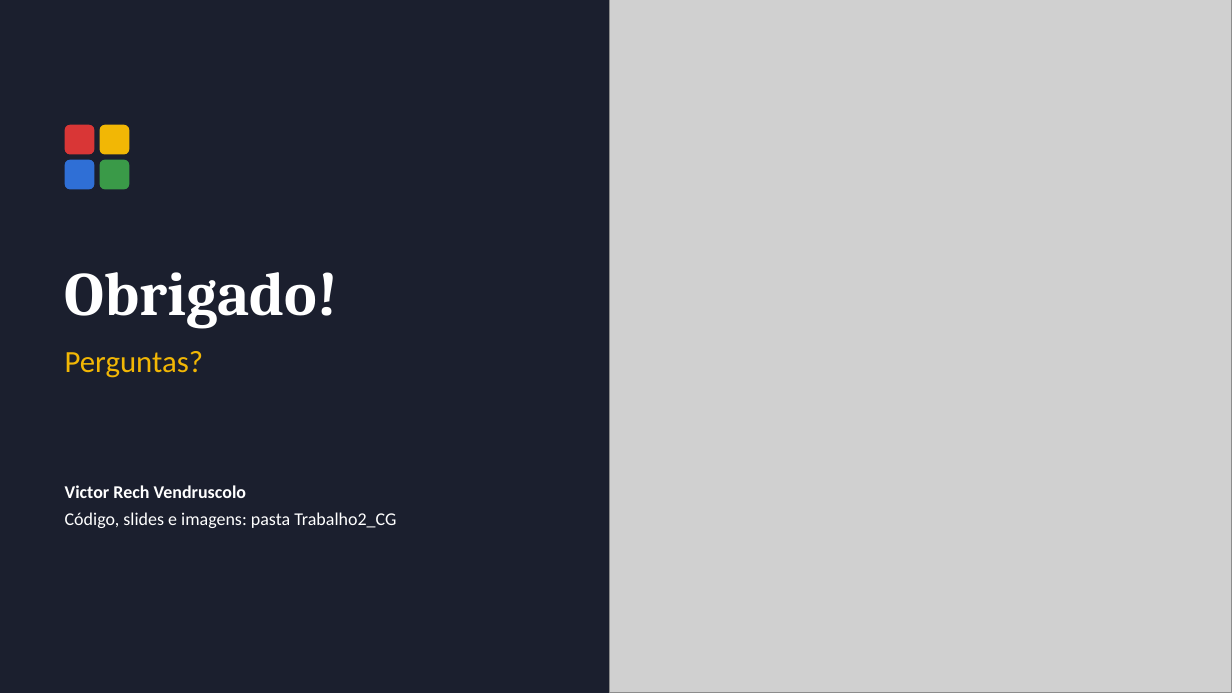
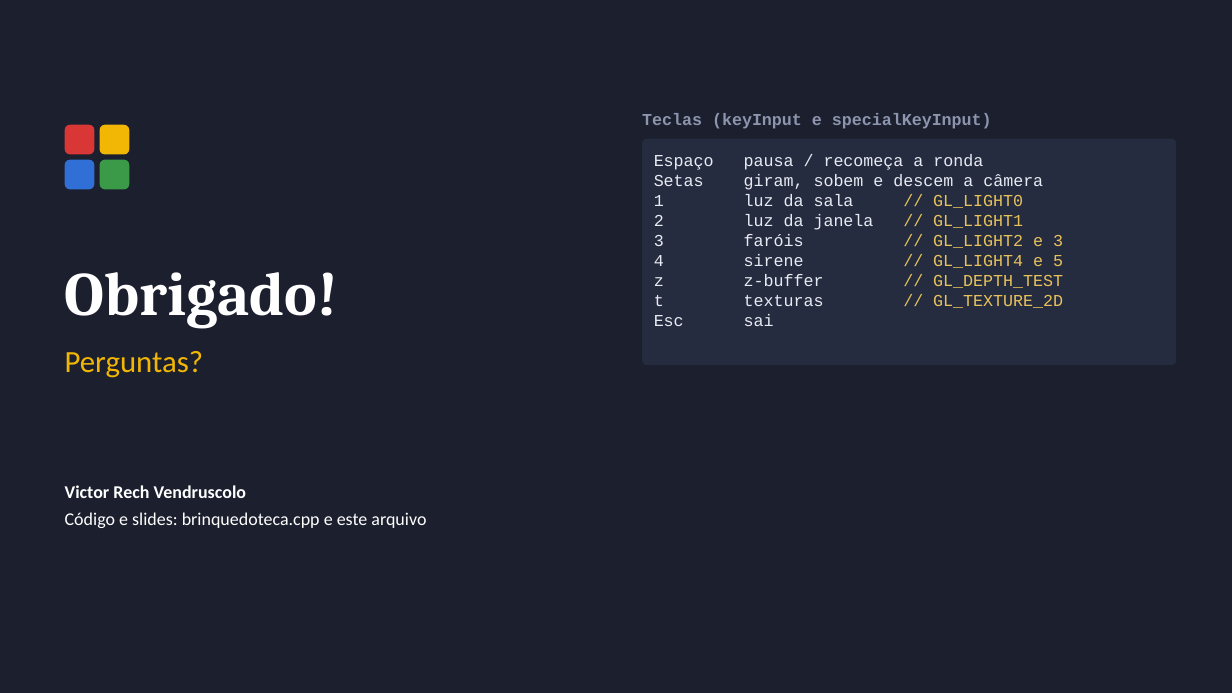
Before and after one commit to VictorVendruscolo/MyUniversity-sCodes, a slide deck: slide 21 of Computacao_Grafica/Trabalho2_CG/PL4_PP4_Victor_Rech_Vendruscolo.pptx. Drawn at 1232x693 pixels with LibreOffice and Linux fonts; fonts in the diff are those of the drawing; grey boxes stand for pictures. Boxes give left, top, right and bottom in pixels: in the first picture for what was removed or moved away, otherwise in the second. Text is boxed around its words. In the diff, an @@ line names an element or a change of style, - is before the commit and + after.

```diff
--- a/Computacao_Grafica/Trabalho2_CG/PL4_PP4_Victor_Rech_Vendruscolo.pptx
+++ b/Computacao_Grafica/Trabalho2_CG/PL4_PP4_Victor_Rech_Vendruscolo.pptx
@@ picture removed at <box>610,0,1232,693</box> @@
@@ text added at <box>642,113,992,129</box>, 13 pt, text #8C95AD, bold @@
+Teclas (keyInput e specialKeyInput)
@@ rounded rectangle added at <box>642,139,1177,365</box>, fill #262C40, 13 pt, text #E6EAF2 @@
+Espaço pausa / recomeça a ronda
+Setas giram, sobem e descem a câmera
+1 luz da sala // GL_LIGHT0
+2 luz da janela // GL_LIGHT1
+3 faróis // GL_LIGHT2 e 3
+4 sirene // GL_LIGHT4 e 5
+z z-buffer // GL_DEPTH_TEST
+t texturas // GL_TEXTURE_2D
+Esc sai
@@ text at <box>65,512,426,528</box>: text changed @@
-Código, slides e imagens: pasta Trabalho2_CG
+Código e slides: brinquedoteca.cpp e este arquivo
```
Also in this commit, not shown: 4 other slides changed, 16 slides added, 16 slides removed, 7 other files.
